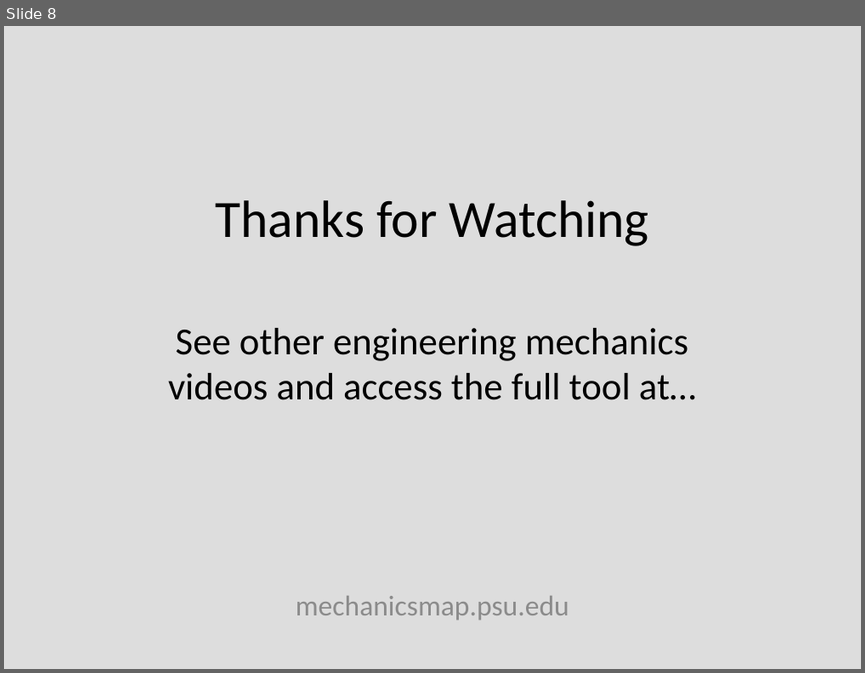
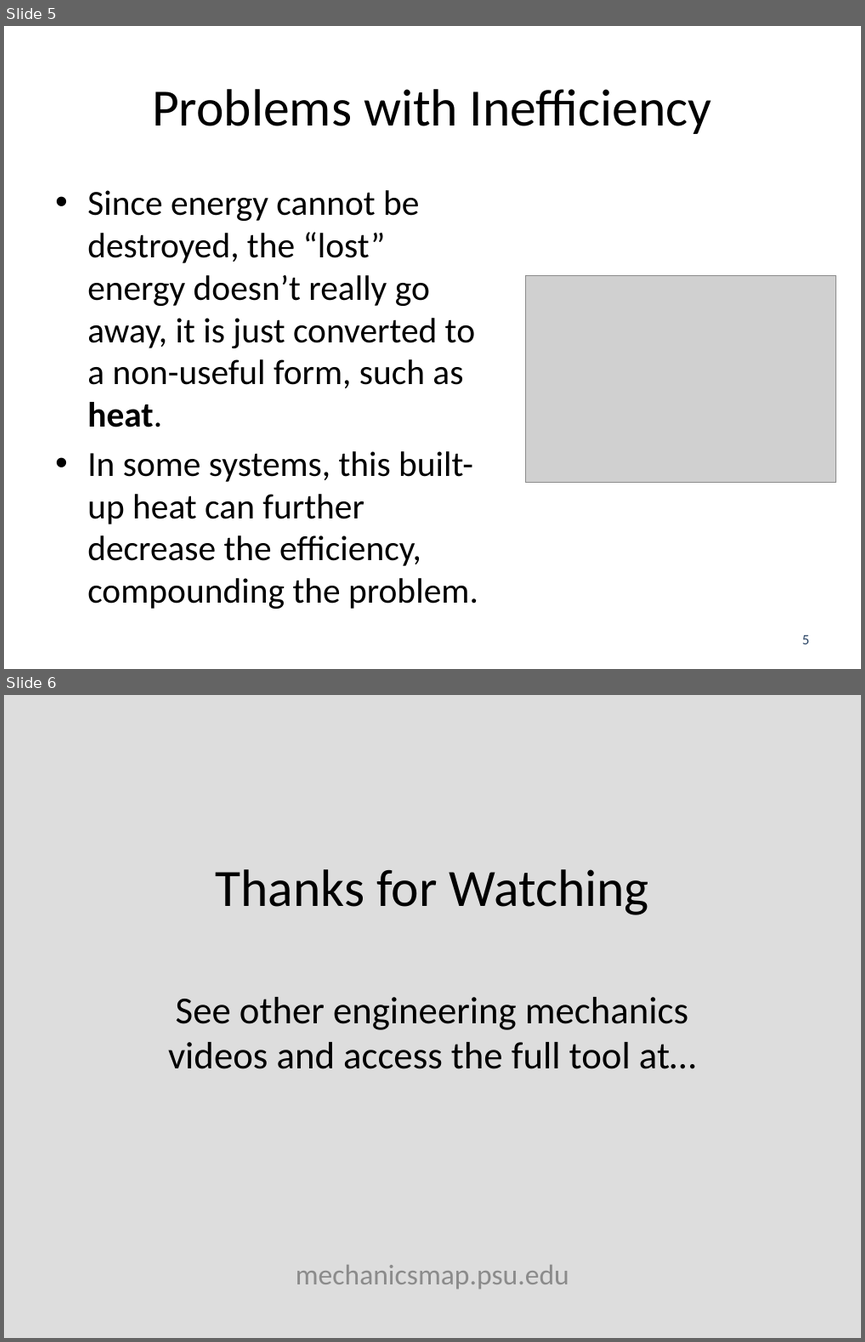
Before and after one commit to JacobMoore/mechanics_textbook, a slide deck: Lecture Slides/VideoLectureSlides/10.3.pptx. Shown one above the other, each under a label of ours: slide 8 before the commit, slides 5 and 6 after it. The pictures are 865x673 and 865x1342 pixels, drawn with LibreOffice and Linux fonts; fonts in the diff are those of the drawing; grey boxes stand for pictures; background and template pictures are left out. Boxes give left, top, right and bottom in pixels: in the first picture for what was removed or moved away, otherwise in the second. Text is boxed around its words. In the diff, an @@ line names an element or a change of style, - is before the commit and + after.

```diff
--- a/Lecture Slides/VideoLectureSlides/10.3.pptx
+++ b/Lecture Slides/VideoLectureSlides/10.3.pptx
@@ slide 5 added at [4, 26, 861, 669], background #FFFFFF @@
@@ title added at [152, 89, 712, 134], 44 pt, text #000000 @@
+Problems with Inefficiency
@@ text added at [87, 190, 478, 608], 29.6 pt, text #000000 @@
+• Since energy cannot be destroyed, the “lost” energy doesn’t really go away, it is just converted to a non-useful form, such as heat.
+• In some systems, this built-up heat can further decrease the efficiency, compounding the problem.
@@ picture added at [525, 275, 835, 482] @@
@@ page number added at [802, 635, 809, 644], 12 pt, text #254061 @@
+5
@@ what was slide 8 is now slide 6 @@
```
Also in this commit, not shown: 1 slide changed, 5 other slides added, 8 slides removed, 13 other files.
